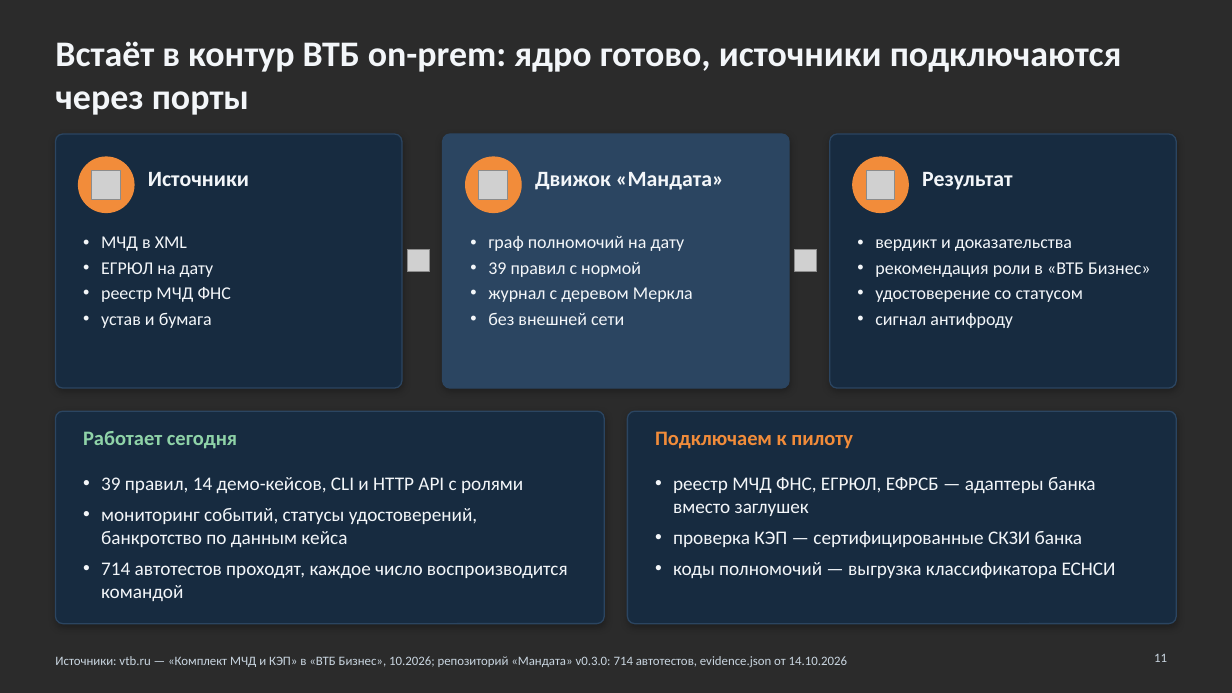
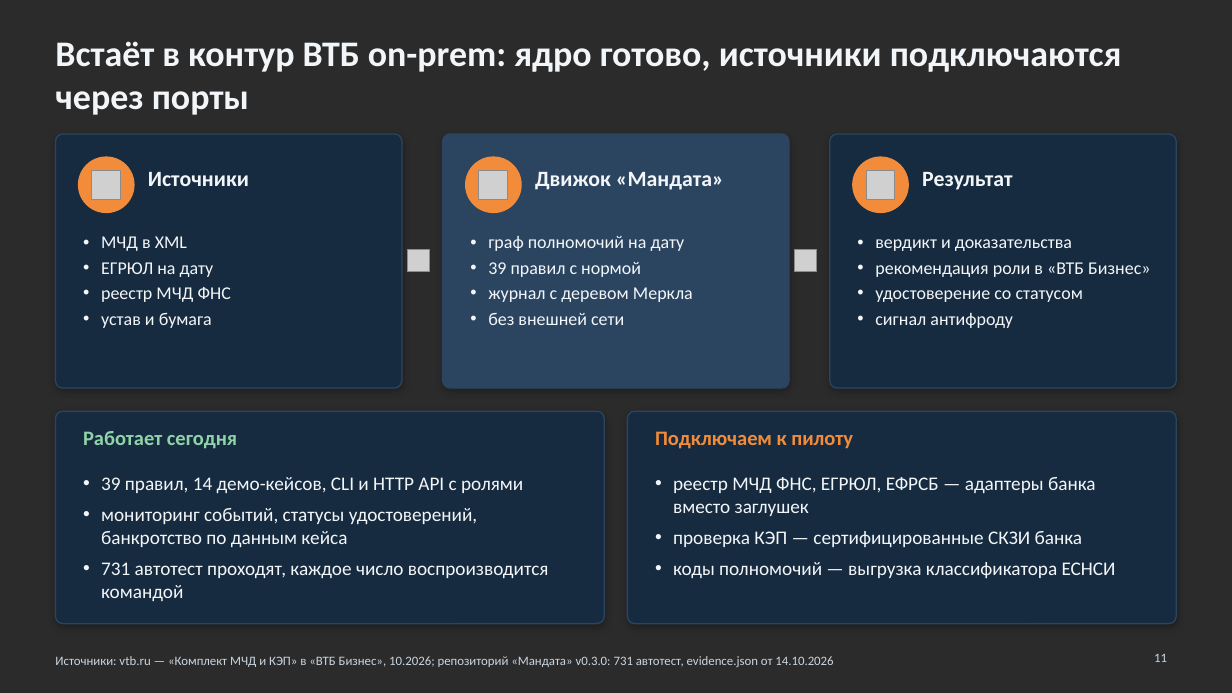
Before and after one commit to KonkovDV/Mandat, a slide deck: slide 11 of submission/slides/Mandat_VTB.pptx. Drawn at 1232x693 pixels with LibreOffice and Linux fonts; fonts in the diff are those of the drawing; grey boxes stand for pictures; background and template pictures are left out; a plain dark background stands for a picture behind light text. Boxes give left, top, right and bottom in pixels: in the first picture for what was removed or moved away, otherwise in the second. Text is boxed around its words. In the diff, an @@ line names an element or a change of style, - is before the commit and + after.

Commit message:
R2.1: journal segments (PERF-2), generic 422/500/503 with request_id (API-3), hash-pinned build backend (SC-1), evidence test-count fix (714 vs 715), deck rebuilt (731 tests)

```diff
--- a/submission/slides/Mandat_VTB.pptx
+++ b/submission/slides/Mandat_VTB.pptx
@@ text at [101,562,549,601]: text changed @@
-• 714 автотестов проходят, каждое число воспроизводится командой
+• 731 автотест проходят, каждое число воспроизводится командой
@@ text at [55,656,833,667]: text changed @@
-Источники: vtb.ru — «Комплект МЧД и КЭП» в «ВТБ Бизнес», 10.2026; репозиторий «Мандата» v0.3.0: 714 автотестов, evidence.json от 14.10.2026
+Источники: vtb.ru — «Комплект МЧД и КЭП» в «ВТБ Бизнес», 10.2026; репозиторий «Мандата» v0.3.0: 731 автотест, evidence.json от 14.10.2026
```
Also in this commit, not shown: 1 other slide changed, 21 other files.
